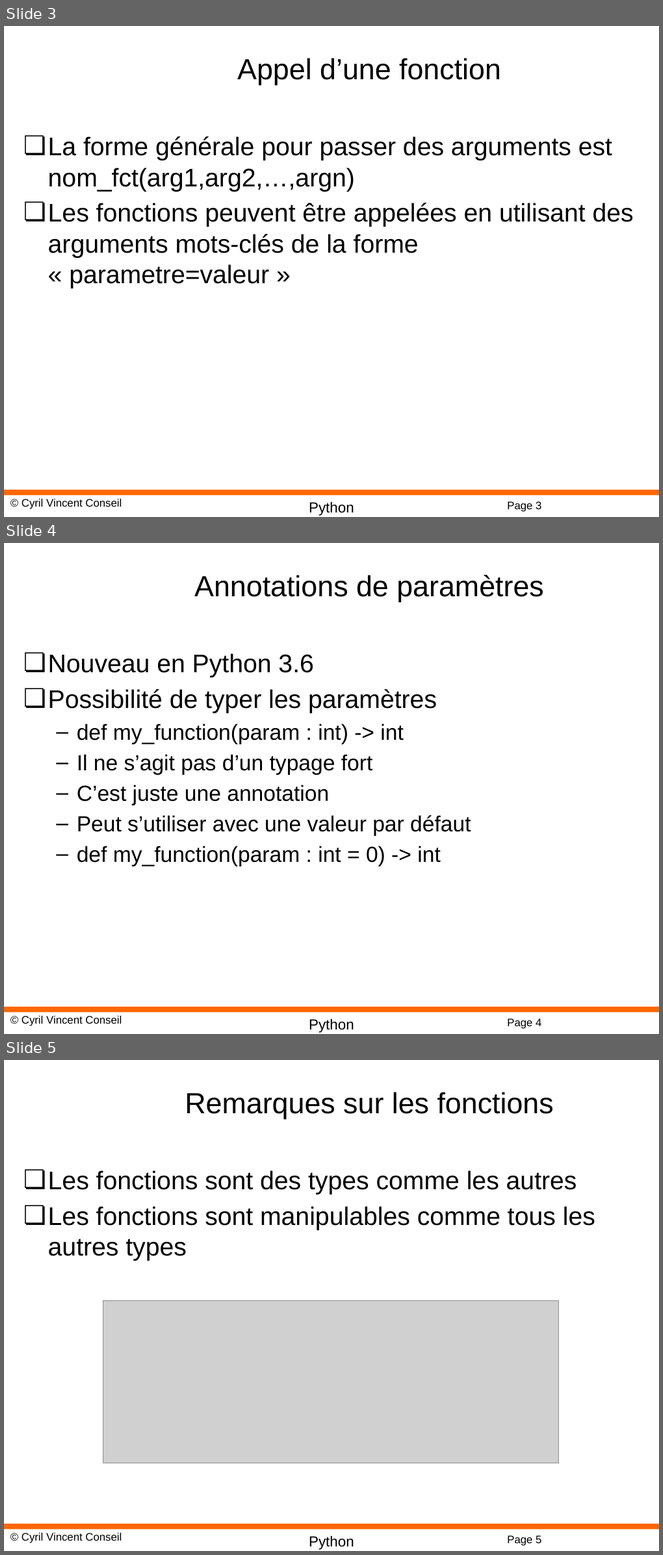
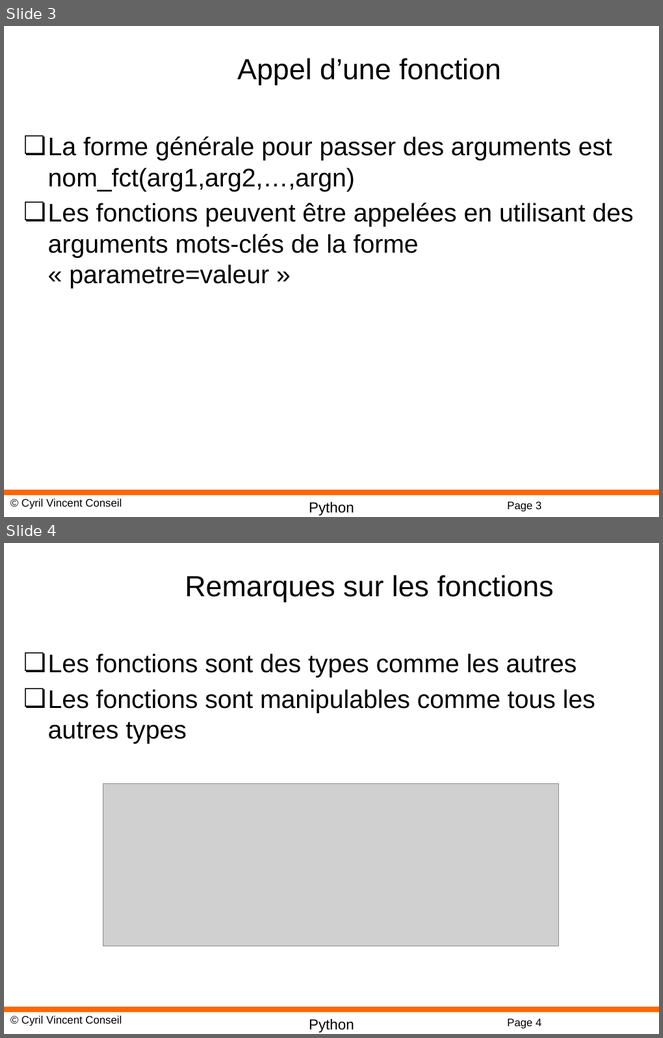
Before and after one commit to cyrilvincent/math, a slide deck: ppt/PythonMath02-Python.pptx. Shown one above the other, each under a label of ours: slides 3, 4 and 5 before the commit, slides 3 and 4 after it. The pictures are 663x1555 and 663x1038 pixels, drawn with LibreOffice and Linux fonts; fonts in the diff are those of the drawing; grey boxes stand for pictures; background and template pictures are left out. Boxes give left, top, right and bottom in pixels: in the first picture for what was removed or moved away, otherwise in the second. Text is boxed around its words. In the diff, an @@ line names an element or a change of style, - is before the commit and + after.

```diff
--- a/ppt/PythonMath02-Python.pptx
+++ b/ppt/PythonMath02-Python.pptx
@@ slide 4 removed at <box>4,543,659,1034</box>, background #FFFFFF; not listed: 4 template elements that a slide beside it also shows @@
@@ title removed at <box>194,575,544,602</box> @@
-Annotations de paramètres
@@ text removed at <box>48,653,471,867</box> @@
-❏ Nouveau en Python 3.6
-❏ Possibilité de typer les paramètres
-  – def my_function(param : int) -> int
-  – Il ne s’agit pas d’un typage fort
-  – C’est juste une annotation
-  – Peut s’utiliser avec une valeur par défaut
-  – def my_function(param : int = 0) -> int
@@ what was slide 5 is now slide 4 @@
@@ page number at <box>507,1019,542,1029</box>: text changed @@
-Page 5
+Page 4
```
Also in this commit, not shown: 3 other slides removed, 1 other file.
